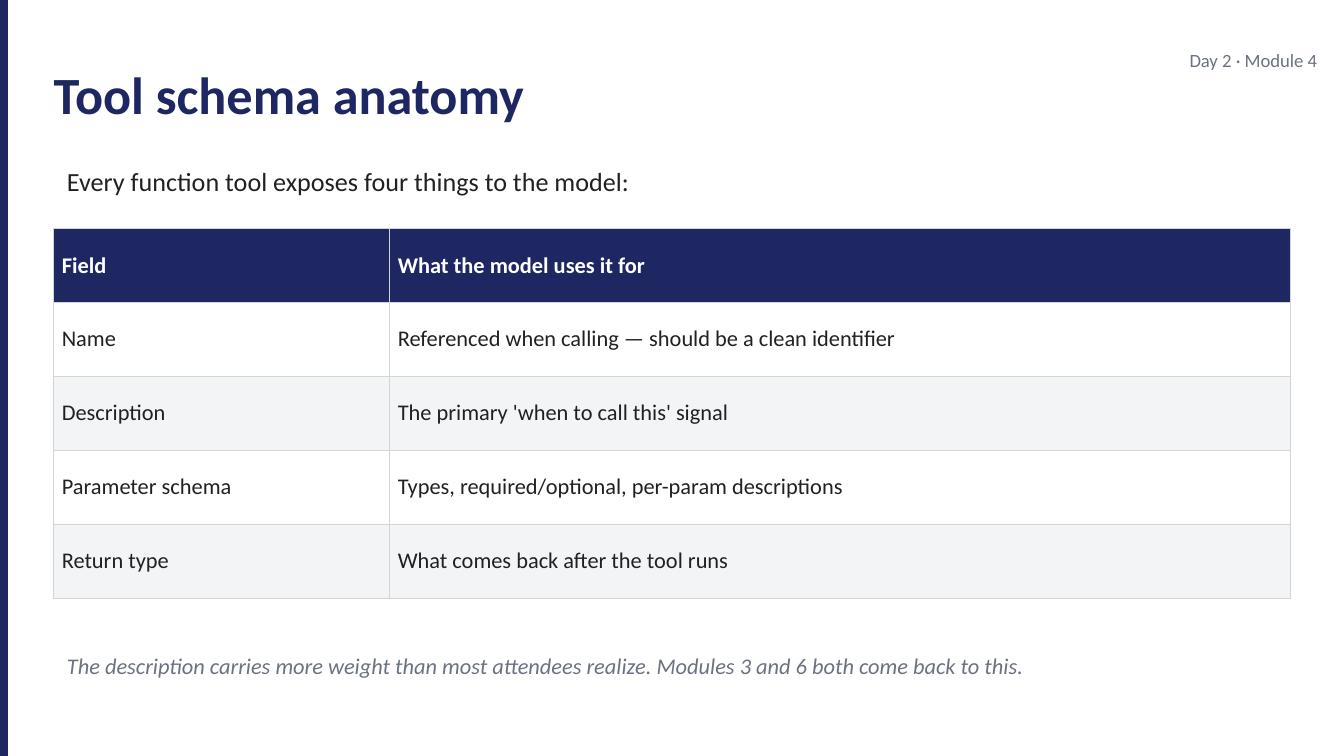
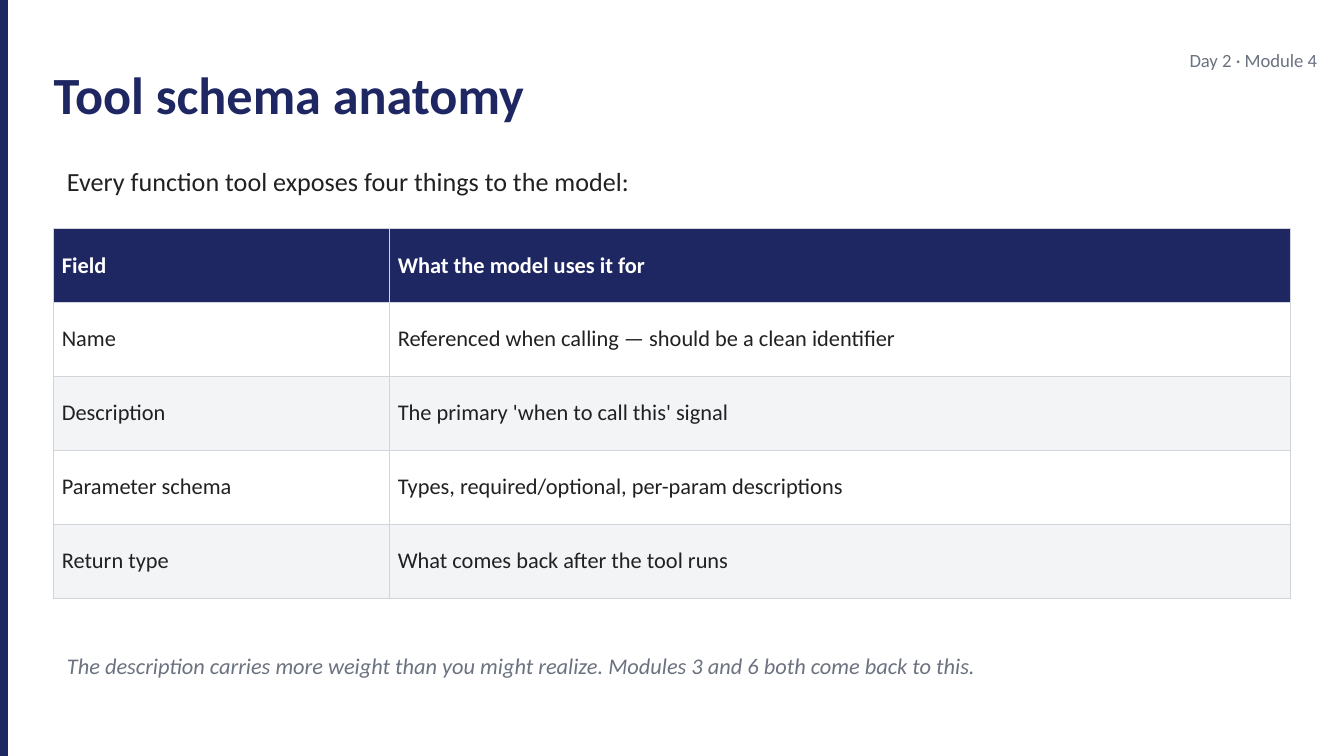
Before and after one commit to JimPiquant/Building-AI-Apps-and-Agents, a slide deck: slide 6 of decks/day2/module-4-tools-layer.pptx. Drawn at 1344x756 pixels with LibreOffice and Linux fonts; fonts in the diff are those of the drawing. Boxes give left, top, right and bottom in pixels: in the first picture for what was removed or moved away, otherwise in the second. Text is boxed around its words. In the diff, an @@ line names an element or a change of style, - is before the commit and + after.

```diff
--- a/decks/day2/module-4-tools-layer.pptx
+++ b/decks/day2/module-4-tools-layer.pptx
@@ text at <box>67,658,974,678</box>: text changed @@
-The description carries more weight than most attendees realize. Modules 3 and 6 both come back to this.
+The description carries more weight than you might realize. Modules 3 and 6 both come back to this.
```
Also in this commit, not shown: 1 other slide changed, 25 other files.
